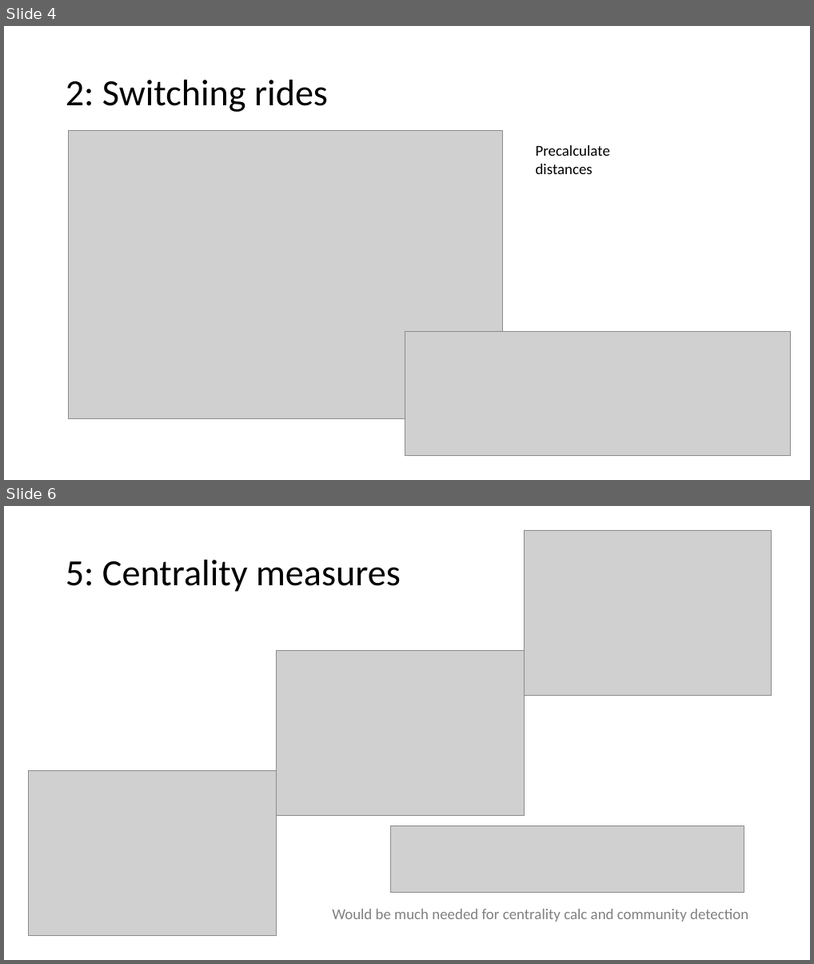
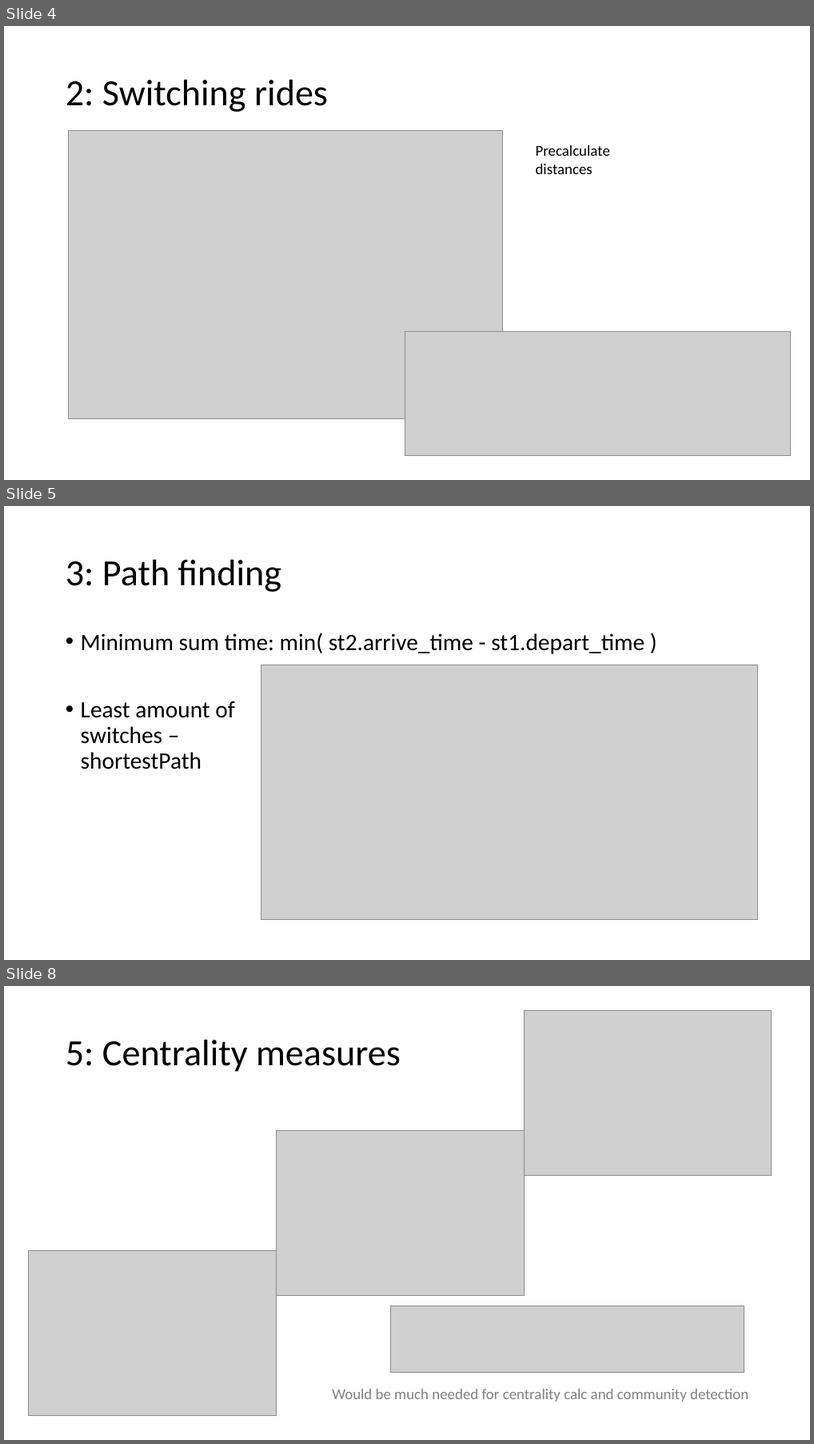
Before and after one commit to Balint831/Neo4j-GTFS, a slide deck: pres.pptx. Shown one above the other, each under a label of ours: slides 4 and 6 before the commit, slides 4, 5 and 8 after it; the slides between them are not shown. The pictures are 814x964 and 814x1444 pixels, drawn with LibreOffice and Linux fonts; fonts in the diff are those of the drawing; grey boxes stand for pictures. Boxes give left, top, right and bottom in pixels: in the first picture for what was removed or moved away, otherwise in the second. Text is boxed around its words. In the diff, an @@ line names an element or a change of style, - is before the commit and + after.

```diff
--- a/pres.pptx
+++ b/pres.pptx
@@ slide 5 added at (x1=4, y1=506, x2=810, y2=960), background #FFFFFF @@
@@ title added at (x1=66, y1=560, x2=282, y2=592), 44 pt, text #000000 @@
+3: Path finding
@@ text added at (x1=81, y1=632, x2=645, y2=769), 28 pt, text #000000 @@
+• Minimum sum time: min( st2.arrive_time - st1.depart_time )
+• Least amount of
+  switches –
+  shortestPath
@@ picture added at (x1=261, y1=664, x2=758, y2=919) @@
@@ what was slide 6 is now slide 8 @@
```
Also in this commit, not shown: 3 slides changed, 1 other slide added, 1 other file.
